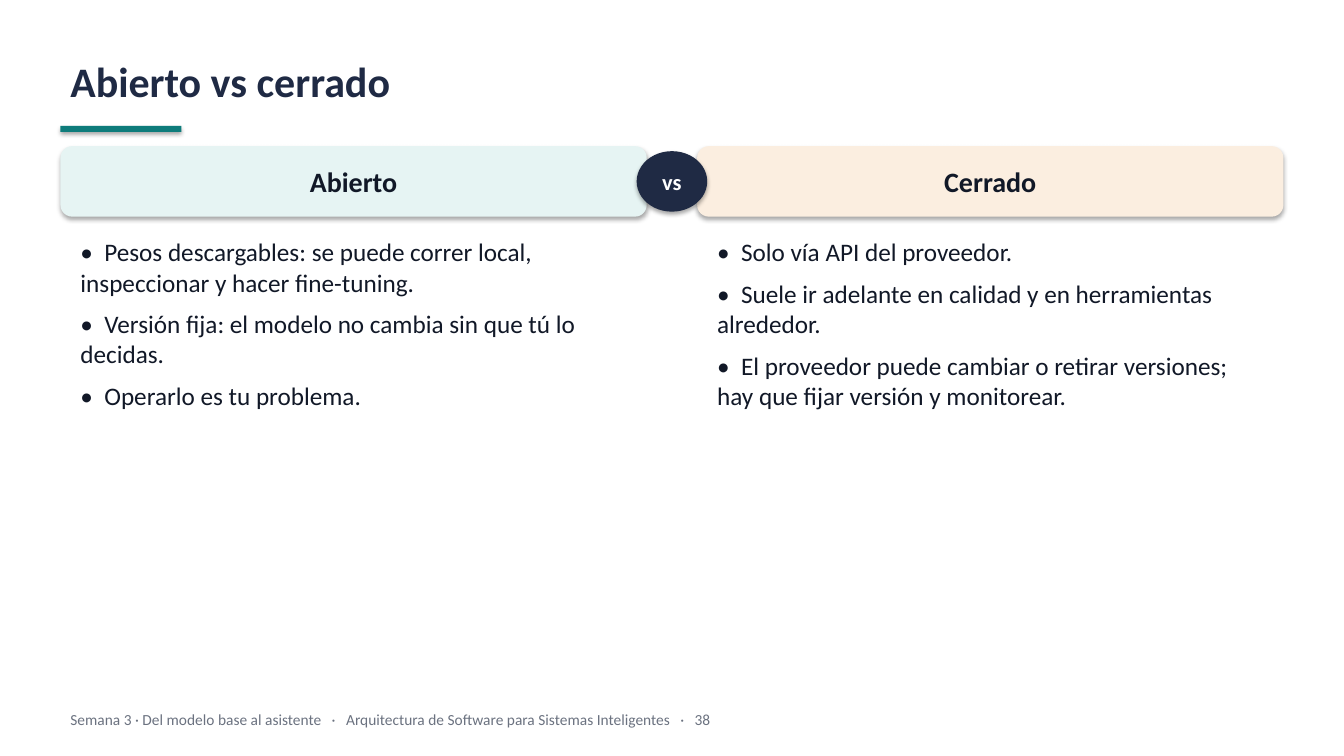
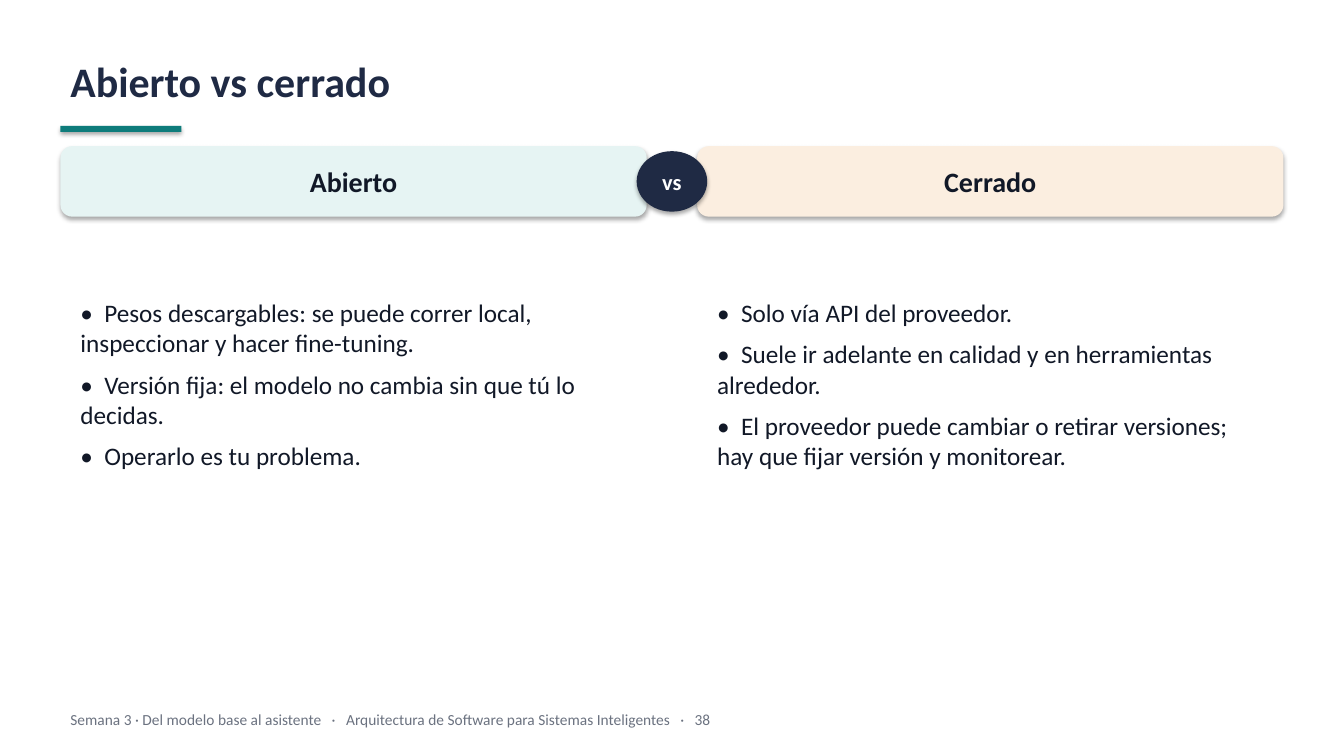
Before and after one commit to JunBarrs24/itm-maestria-llms, a slide deck: slide 36 of week-03/slides/week-03-slides.pptx (slide 37 before the commit). Drawn at 1344x756 pixels with LibreOffice and Linux fonts; fonts in the diff are those of the drawing. Boxes give left, top, right and bottom in pixels: in the first picture for what was removed or moved away, otherwise in the second. Text is boxed around its words. In the diff, an @@ line names an element or a change of style, - is before the commit and + after.

```diff
--- a/week-03/slides/week-03-slides.pptx
+++ b/week-03/slides/week-03-slides.pptx
@@ text "• Pesos descargables: se puede ...": place and size @@
-text "• Pesos descargables: se puede ..." at [80,243,575,409]
+text "• Pesos descargables: se puede ..." at [80,304,575,469]
@@ text "• Solo vía API del ...": place and size @@
-text "• Solo vía API del ..." at [717,243,1227,410]
+text "• Solo vía API del ..." at [717,304,1227,470]
```
Also in this commit, not shown: 10 other slides changed, 3 slides removed, 2 other files.
